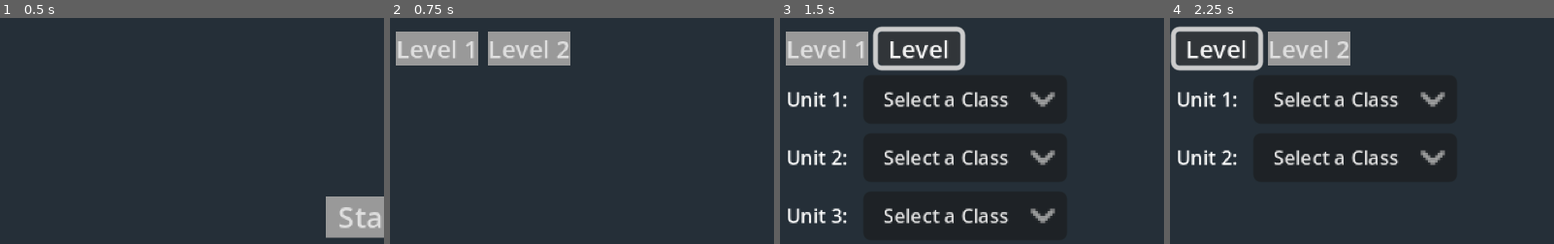
Above: before the commit, frames 1-4 (left to right).
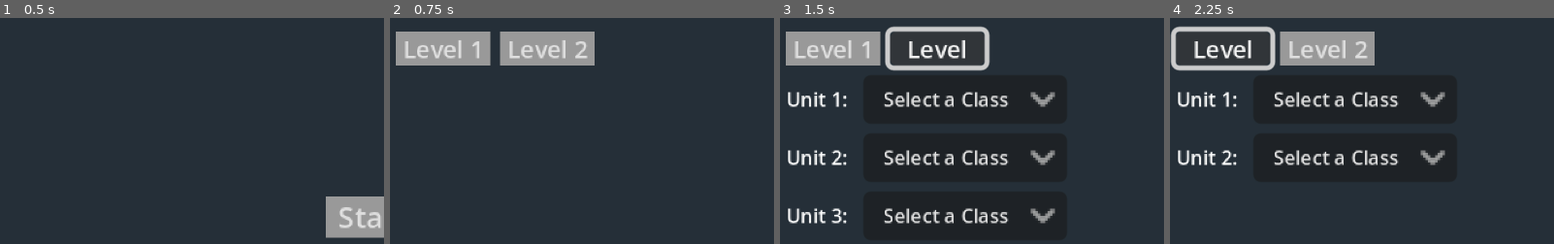
Above: after the commit, the same moments.

Repository: gui-stefanini/basictrpg
Game: Godot game, scene res://Scenes/Menus/main_menu.tscn
Two runs of this game, one before a commit and one after it. Both use one fixed random seed, a clock stepped at 60 frames per second and the inputs below.
Inputs:
- Up to frame 1 (0.5 s): no input
- Up to frame 2 (0.75 s): click "Start" at 0.5 s
- Up to frame 3 (1.5 s): click "Level 2" at 1.25 s
- Up to frame 4 (2.25 s): click "Level 1" at 2 s
The pictures show only the part of the screen within x 1-51%, y 1-51%; the shares and areas given below are measured in that part.

Frame 1 is identical in both runs. In frame 2, 3.1% of the frame differs, in the area x 2-54%, y 6-22%; in frame 3, 3.3%, in the area x 2-55%, y 3-24%; in frame 4, 3.3%.

Commit message:
Ver 1.0
Small changes just to rename the commit

Diff:
--- a/Scenes/Menus/selection_menu.tscn
+++ b/Scenes/Menus/selection_menu.tscn
@@ -75,14 +75,14 @@
 theme_override_font_sizes/font_size = 10
 theme_override_styles/disabled = ExtResource("2_e1ouj")
 theme_override_styles/normal = ExtResource("2_e1ouj")
-text = "Level 1"
+text = " Level 1 "
 
 [node name="Level2Button" type="Button" parent="MarginContainer/VBoxContainer/LevelSelectionContainer"]
 layout_mode = 2
 theme_override_font_sizes/font_size = 10
 theme_override_styles/disabled = ExtResource("2_e1ouj")
 theme_override_styles/normal = ExtResource("2_e1ouj")
-text = "Level 2"
+text = " Level 2 "
 
 [node name="MainContentContainer" type="HBoxContainer" parent="MarginContainer/VBoxContainer"]
 layout_mode = 2
Not shown, changed: export_presets.cfg
